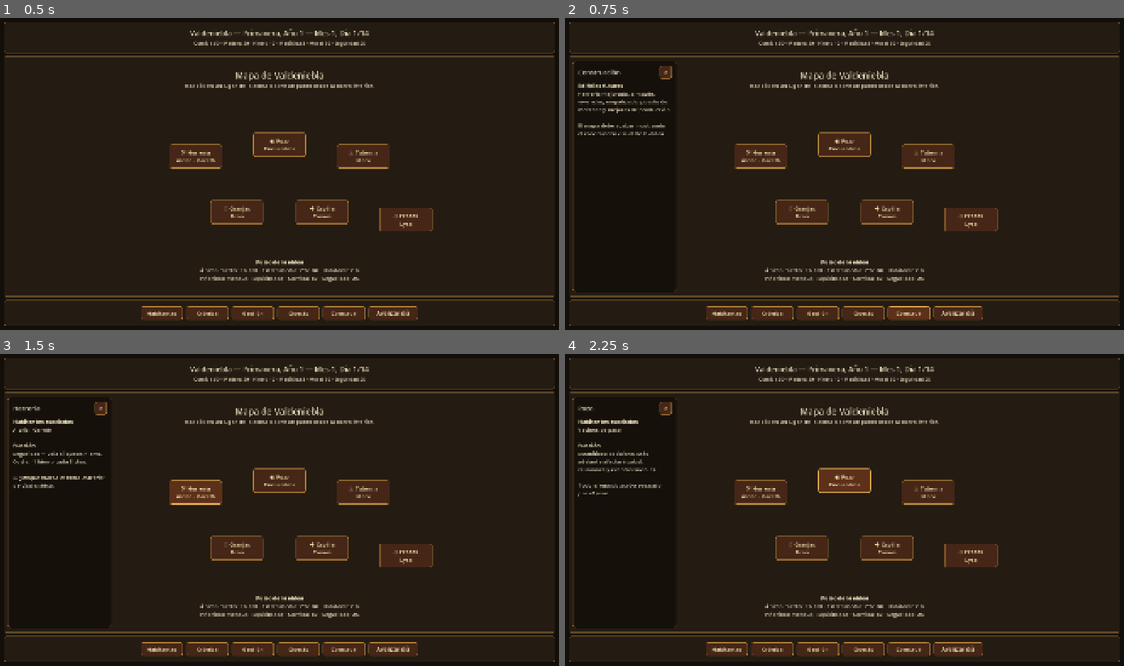
Above: before the commit, frames 1-4 (two rows, left to right).
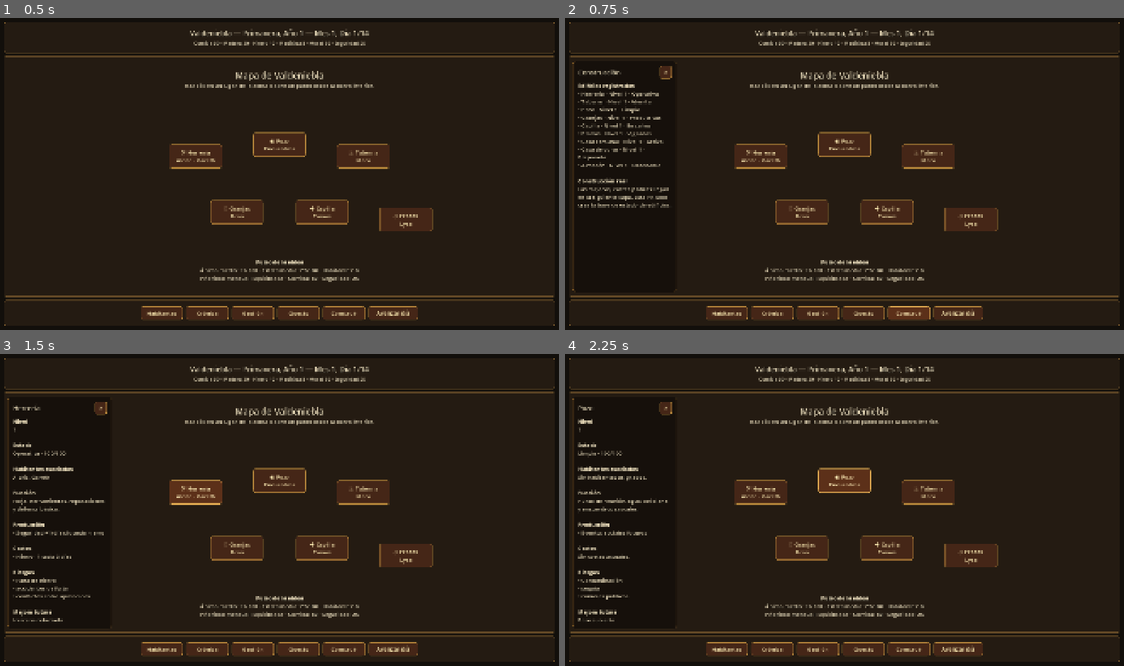
Above: after the commit, the same moments.

Repository: Nachobt98/valdeniebla
Game: Godot game, scene res://main.tscn
Same seed, same stepped clock (60 frames per second), same inputs: the game is played once before the commit and once after it.
Inputs:
- Up to frame 1 (0.5 s): no input
- Up to frame 2 (0.75 s): click "Construir" at 0.5 s
- Up to frame 3 (1.5 s): click "⚒ Herrería Aldric · Gareth" at 1.25 s
- Up to frame 4 (2.25 s): click "◉ Pozo Encuentros" at 2 s

Frame 1 is identical in both runs. In frame 2, 1.6% of the frame differs, in the area x 2-19%, y 20-61%; in frame 3, 1.8%, in the area x 1-20%, y 15-89%; in frame 4, 1.7%.

Commit message:
Use building state for map panels

Diff:
--- a/main.gd
+++ b/main.gd
@@ -3,6 +3,7 @@
 const NPCDatabase = preload("res://data/npc_database.gd")
 const EventDatabase = preload("res://data/event_database.gd")
 const ResourceDatabase = preload("res://data/resource_database.gd")
+const BuildingDatabase = preload("res://data/building_database.gd")
 const MonthlyStrategyDatabase = preload("res://data/monthly_strategy_database.gd")
 const DecisionEventDatabase = preload("res://data/decision_event_database.gd")
 const VillageState = preload("res://scripts/village_state.gd")
@@ -56,7 +57,8 @@
 		NPCDatabase.get_npc_order(),
 		NPCDatabase.get_initial_npcs(),
 		ResourceDatabase.get_initial_resources(),
-		MonthlyStrategyDatabase.get_default_strategy_id()
+		MonthlyStrategyDatabase.get_default_strategy_id(),
+		BuildingDatabase.get_initial_buildings()
 	)
 	event_system.setup(EventDatabase.get_events())
 	diary_system.setup_initial_entry()
@@ -75,12 +77,12 @@
 	management_button.pressed.connect(show_management_panel)
 	quests_button.pressed.connect(show_quests_panel)
 	build_button.pressed.connect(show_build_panel)
-	forge_button.pressed.connect(func(): show_building_panel("Herrería", "Aldric · Gareth", "Seguridad +1/día si queda hierro. Coste: -1 hierro cada 3 días.", "El yunque marca el pulso material de Valdeniebla."))
-	tavern_button.pressed.connect(func(): show_building_panel("Taberna", "Mara", "Moral +1/día. Más adelante influirá en rumores, visitantes y comercio.", "Aquí la aldea habla antes de saber qué piensa."))
-	well_button.pressed.connect(func(): show_building_panel("Pozo", "Vecinos de paso", "Estabilidad cotidiana. Más adelante afectará salud, reuniones y eventos sociales.", "Todo el mundo acaba pasando por el pozo."))
-	farms_button.pressed.connect(func(): show_building_panel("Granjas", "Bran", "Comida +10/día.", "Si los campos fallan, toda la aldea lo nota."))
-	chapel_button.pressed.connect(func(): show_building_panel("Capilla", "Tomas", "Moral +1/día. Más adelante afectará memoria, mediación y tramas principales.", "Las velas recuerdan más de lo que dicen."))
-	pastures_button.pressed.connect(func(): show_building_panel("Prados", "Lysa", "Comida +3/día. Más adelante aportará vigilancia rural y medicina natural.", "Más allá de los prados empieza lo incierto."))
+	forge_button.pressed.connect(func(): show_building_panel("forge"))
+	tavern_button.pressed.connect(func(): show_building_panel("tavern"))
+	well_button.pressed.connect(func(): show_building_panel("well"))
+	farms_button.pressed.connect(func(): show_building_panel("farms"))
+	chapel_button.pressed.connect(func(): show_building_panel("chapel"))
+	pastures_button.pressed.connect(func(): show_building_panel("pastures"))
 
 func apply_translucent_context_style() -> void:
 	context_panel.custom_minimum_size = Vector2(350, 0)
@@ -462,18 +464,49 @@
 	)
 
 func show_build_panel() -> void:
-	show_context(
-		"Construcción",
-		"[b]Edificios futuros[/b]\nHerrería mejorada, almacén, viviendas, empalizada, puesto de mercado y mejoras de producción.\n\nEl mapa debe acabar mostrando el crecimiento visual de la aldea.",
-		false
-	)
-
-func show_building_panel(building_name: String, people: String, role: String, flavor: String) -> void:
-	show_context(
-		building_name,
-		"[b]Habitantes asociados[/b]\n%s\n\n[b]Función[/b]\n%s\n\n[i]%s[/i]" % [people, role, flavor],
-		false
-	)
+	var text := "[b]Edificios registrados[/b]\n"
+	for building_id: String in BuildingDatabase.get_building_order():
+		var building: Dictionary = village_state.get_building(building_id)
+		text += "• %s · Nivel %d · %s\n" % [building.get("name", building_id), int(building.get("level", 1)), building.get("status", "Sin estado")]
+	text += "\n[b]Construcción real[/b]\nLas mejoras, costes y obras llegan en la siguiente capa. Esta PR solo crea la base de estado de edificios."
+	show_context("Construcción", text, false)
+
+func show_building_panel(building_id: String) -> void:
+	if not village_state.has_building(building_id):
+		show_context("Edificio", "No hay datos registrados para este edificio.", false)
+		return
+	var building: Dictionary = village_state.get_building(building_id)
+	show_context(String(building.get("name", "Edificio")), get_building_panel_text(building), false)
+
+func get_building_panel_text(building: Dictionary) -> String:
+	var text := "[b]Nivel[/b]\n%d\n\n" % int(building.get("level", 1))
+	text += "[b]Estado[/b]\n%s · %d/100\n\n" % [building.get("status", "Sin estado"), int(building.get("condition", 100))]
+	text += "[b]Habitantes asociados[/b]\n%s\n\n" % format_worker_names(building.get("workers", []))
+	text += "[b]Función[/b]\n%s\n\n" % building.get("function", "Sin función registrada.")
+	text += "[b]Producción[/b]\n%s\n\n" % format_string_list(building.get("production", []), "Sin producción directa.")
+	text += "[b]Costes[/b]\n%s\n\n" % format_string_list(building.get("costs", []), "Sin costes actuales.")
+	text += "[b]Riesgos[/b]\n%s\n\n" % format_string_list(building.get("risks", []), "Sin riesgos registrados.")
+	text += "[b]Mejora futura[/b]\n%s" % building.get("future_upgrade", "Sin mejora registrada.")
+	return text
+
+func format_worker_names(worker_ids: Array) -> String:
+	if worker_ids.is_empty():
+		return "Sin habitantes asignados."
+	var names: Array[String] = []
+	for worker_id: String in worker_ids:
+		if village_state.npcs.has(worker_id):
+			names.append(String(village_state.npcs[worker_id]["name"]))
+		else:
+			names.append(worker_id)
+	return ", ".join(names)
+
+func format_string_list(items: Array, empty_text: String) -> String:
+	if items.is_empty():
+		return empty_text
+	var chunks: Array[String] = []
+	for item: String in items:
+		chunks.append("• %s" % item)
+	return "\n".join(chunks)
 
 func update_npc_panel() -> void:
 	if not npc_info_label.visible:
